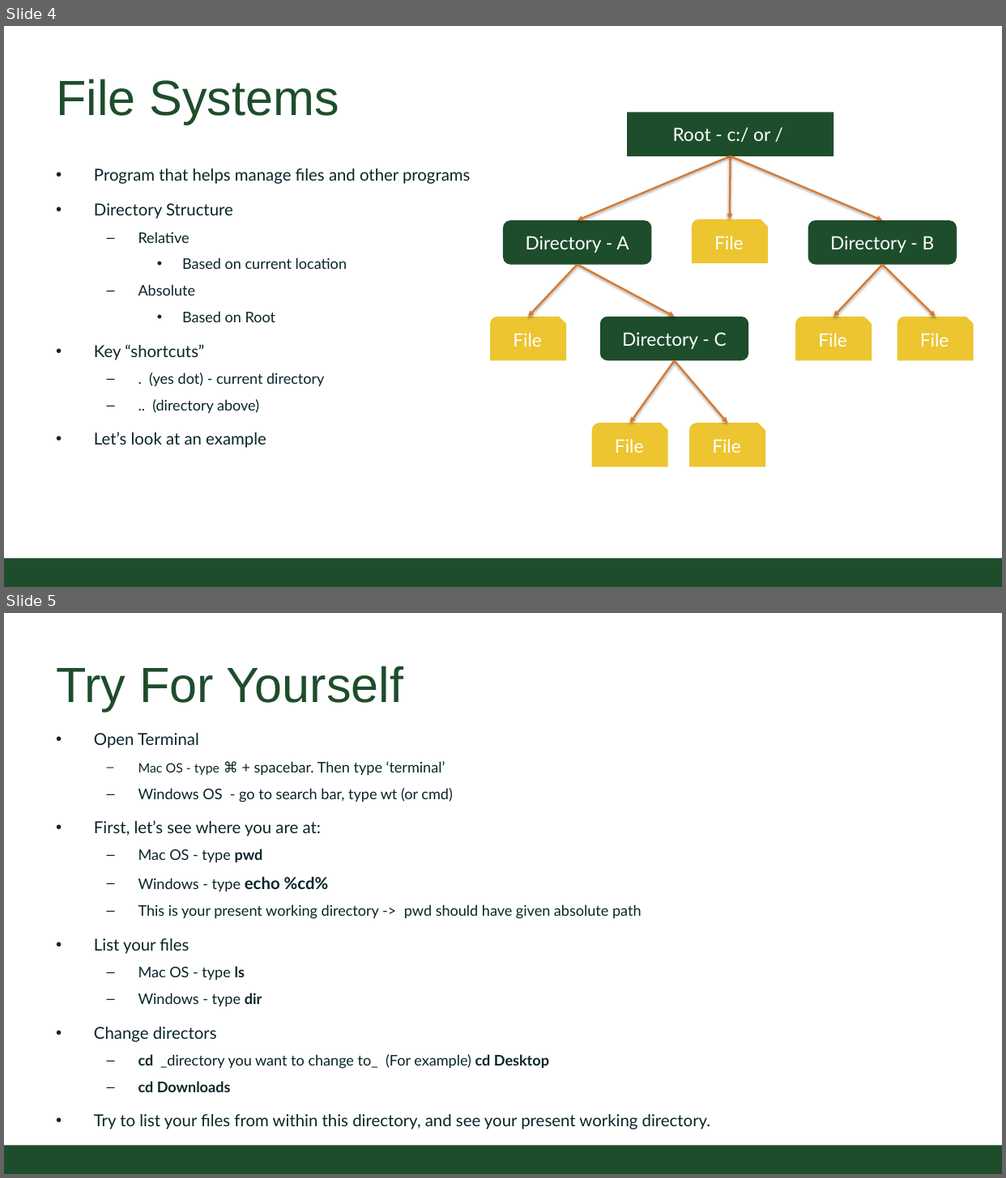
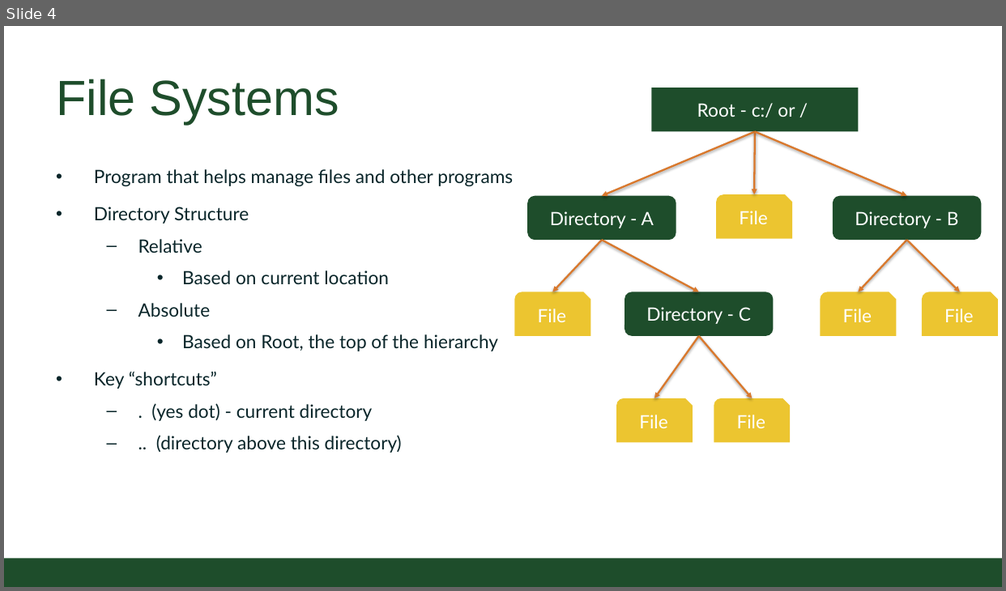
Before and after one commit to CSU-CompSci-CS163-4/Handouts, a slide deck: slides/On-Campus/09_01_OSandFileWriting.pptx. Shown one above the other, each under a label of ours: slides 4 and 5 before the commit, slide 4 after it. The pictures are 1006x1178 and 1006x591 pixels, drawn with LibreOffice and Linux fonts; fonts in the diff are those of the drawing; background and template pictures are left out. Boxes give left, top, right and bottom in pixels: in the first picture for what was removed or moved away, otherwise in the second. Text is boxed around its words. In the diff, an @@ line names an element or a change of style, - is before the commit and + after.

```diff
--- a/slides/On-Campus/09_01_OSandFileWriting.pptx
+++ b/slides/On-Campus/09_01_OSandFileWriting.pptx
@@ slide 5 removed at <box>4,613,1002,1174</box>, background #FFFFFF; not listed: 1 template element that a slide beside it also shows @@
@@ title removed at <box>56,666,404,711</box> @@
-Try For Yourself
@@ text removed at <box>94,733,711,1130</box> @@
-• Open Terminal
-  – Mac OS - type ⌘ + spacebar. Then type ‘terminal’
-  – Windows OS - go to search bar, type wt (or cmd)
-• First, let’s see where you are at:
-  – Mac OS - type pwd
-  – Windows - type echo %cd%
-  – This is your present working directory -> pwd should have given absolute path
-• List your files
-  – Mac OS - type ls
-  – Windows - type dir
-• Change directors
-  – cd _directory you want to change to_ (For example) cd Desktop
-  – cd Downloads
-• Try to list your files from within this directory, and see your present working directory.
@@ slide 4 changed as well @@
@@ 9 arrows, 6 snip round rects, 3 rounded rectangles, 1 rectangle: place and size @@
-9 arrows, 6 snip round rects, 3 rounded rectangles, 1 rectangle at <box>490,112,973,467</box>
+9 arrows, 6 snip round rects, 3 rounded rectangles, 1 rectangle at <box>514,88,998,442</box>
@@ text at <box>94,169,513,421</box>: size 18 to 20 pt in "Program that helps manage files and other ...", "Directory Structure", "Key “shortcuts”"; size 16 to 20 pt in "Relative", "Based on current location", "Absolute", ". (yes dot) - current directory" @@
@@ text at <box>182,335,498,352</box>: text changed; size 16 to 20 pt @@
-    • Based on Root
+    • Based on Root, the top of the hierarchy
@@ text at <box>156,435,402,453</box>: text changed; size 18 to 20 pt @@
-  – .. (directory above)
-• Let’s look at an example
+  – .. (directory above this directory)
```
Also in this commit, not shown: 5 other slides changed, 8 slides added, 2 other slides removed.
